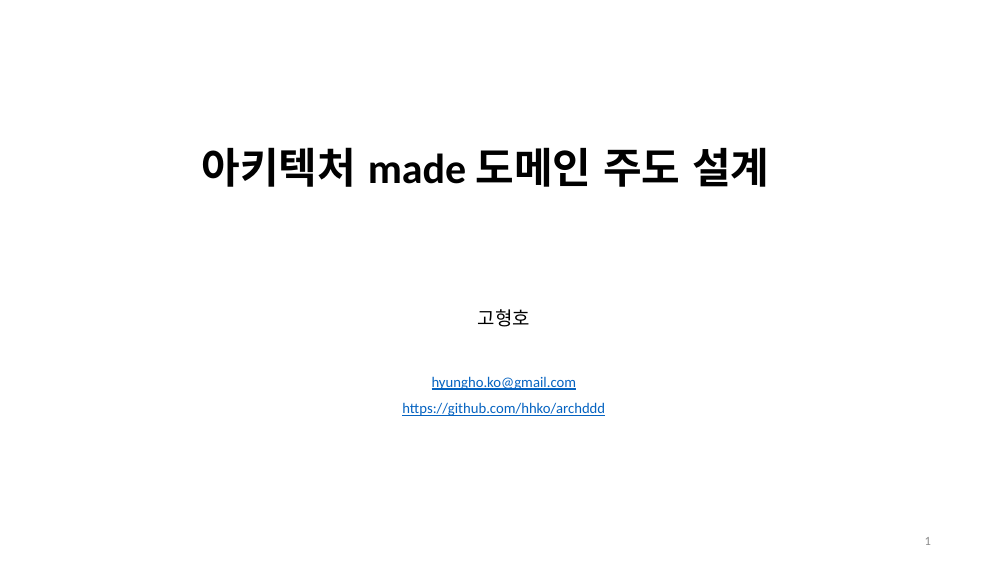
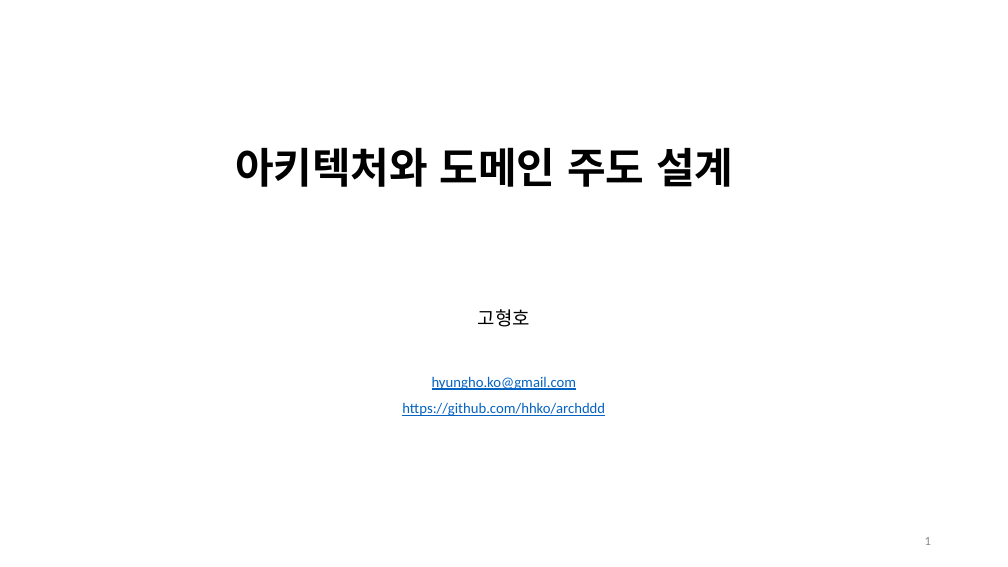
Before and after one commit to hhko/ArchDdd, a slide deck: slide 1 of README.pptx. Drawn at 1008x567 pixels with LibreOffice and Linux fonts; fonts in the diff are those of the drawing. Boxes give left, top, right and bottom in pixels: in the first picture for what was removed or moved away, otherwise in the second. Text is boxed around its words. In the diff, an @@ line names an element or a change of style, - is before the commit and + after.

```diff
--- a/README.pptx
+++ b/README.pptx
@@ text at [235,147,733,187]: text changed @@
-아키텍처 made 도메인 주도 설계
+아키텍처와 도메인 주도 설계
```
Also in this commit, not shown: 5 other slides changed, 3 slides added, 1 other file.
